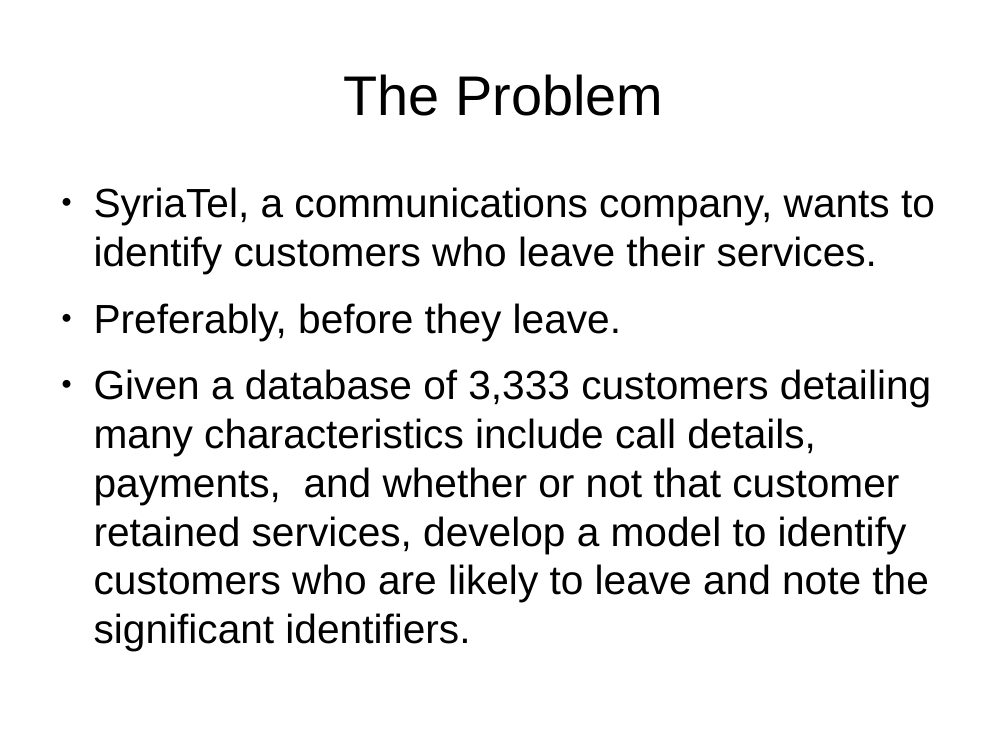
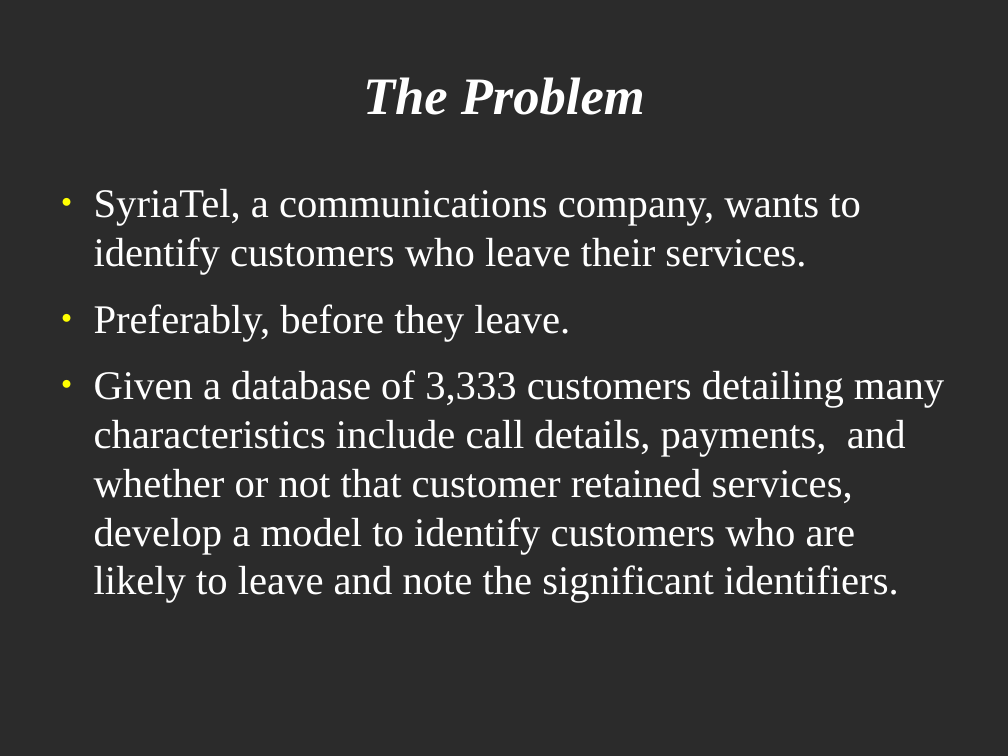
Before and after one commit to tcmcaleer/SyriaTel-Customer-Retention, a slide deck: slide 2 of Presentation.odp. Drawn at 1008x756 pixels with LibreOffice and Linux fonts; fonts in the diff are those of the drawing; background and template pictures are left out; a plain dark background stands for a picture behind light text. Boxes give left, top, right and bottom in pixels: in the first picture for what was removed or moved away, otherwise in the second. Text is boxed around its words. In the diff, an @@ line names an element or a change of style, - is before the commit and + after.

```diff
--- a/Presentation.odp
+++ b/Presentation.odp
@@ background #FFFFFF to picture (left out) @@
@@ title "The Problem" at [363, 77, 645, 115]: size 44 to 41.4 pt, font Arial to Times New Roman, text colour #000000 to #FFFFFF, bold on, italic on @@
@@ text "SyriaTel, a communications company, wants ..." at [94, 188, 944, 603]: font Arial to Times New Roman, text colour #000000 to #FFFFFF; bullet colour #000000 to #FFFF00 @@
```
Also in this commit, not shown: 7 other slides changed, 1 other file.
